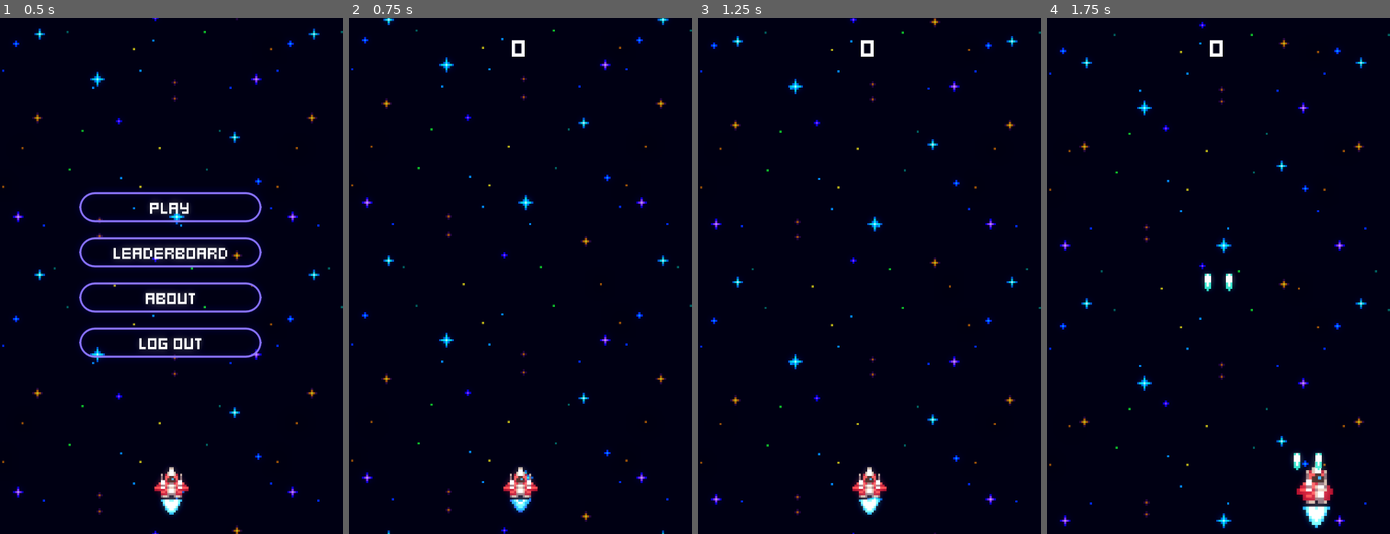
Above: before the commit, frames 1-4 (left to right).
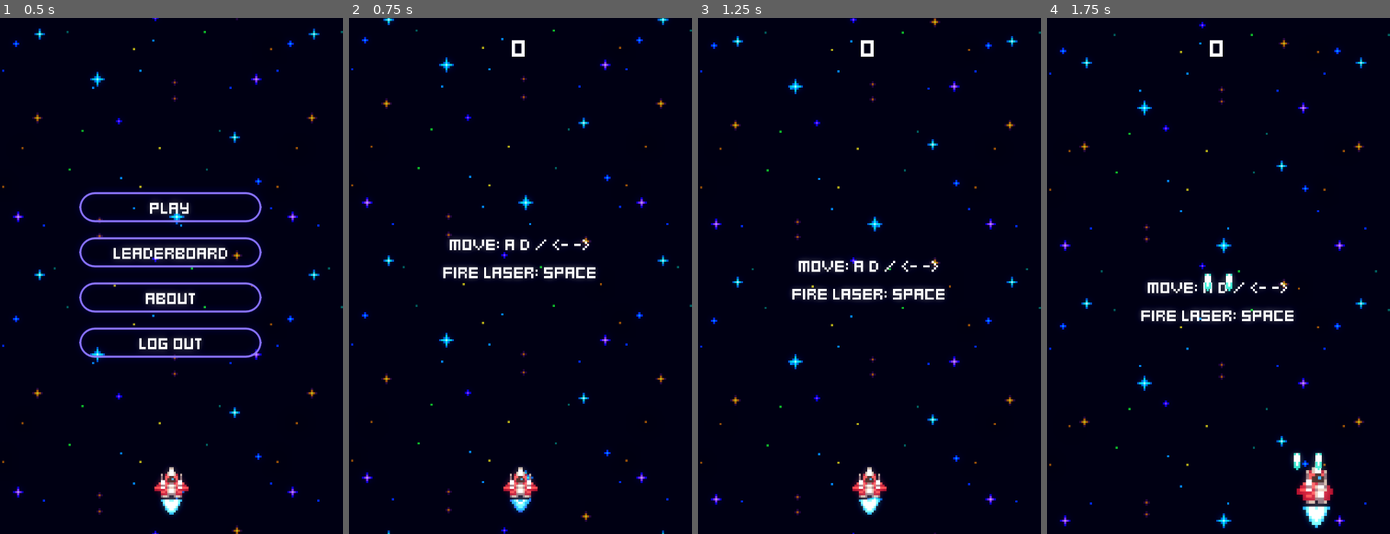
Above: after the commit, the same moments.

Repository: zekeosborn/space-anomaly
Game: Godot game, scene res://scenes/screens/main_menu/main_menu.tscn
Two runs of this game, one before a commit and one after it. Both use one fixed random seed, a clock stepped at 60 frames per second and the inputs below.
Inputs:
- Up to frame 1 (0.5 s): no input
- Up to frame 2 (0.75 s): click "Play" at 0.5 s
- Up to frame 3 (1.25 s): no input
- Up to frame 4 (1.75 s): hold Right (move_right) from 1.28 s (still down); hold Space (fire) from 1.28 s (still down)

Frame 1 is identical in both runs. In frame 2, 1.3% of the frame differs, in the area x 27-72%, y 42-51%; in frame 3, 1.3%; in frame 4, 1.3%.

Commit message:
feat(godot): add control guide

Diff:
--- a/godot/project.godot
+++ b/godot/project.godot
@@ -37,6 +37,7 @@
 [global_group]
 
 entities_layer=""
+background_layer=""
 
 [gui]
 
--- a/godot/scenes/screens/game/game.tscn
+++ b/godot/scenes/screens/game/game.tscn
@@ -1,9 +1,10 @@
-[gd_scene load_steps=6 format=3 uid="uid://6vrxcecprr4f"]
+[gd_scene load_steps=7 format=3 uid="uid://6vrxcecprr4f"]
 
 [ext_resource type="PackedScene" uid="uid://cucwoer7v435v" path="res://scenes/objects/ship/ship.tscn" id="1_cplvf"]
 [ext_resource type="Script" uid="uid://bwesfwhe2i5it" path="res://scenes/screens/game/game.gd" id="1_gyque"]
 [ext_resource type="PackedScene" uid="uid://fcdunss37aoe" path="res://scenes/backgrounds/space_background/space_background.tscn" id="1_okj30"]
 [ext_resource type="PackedScene" uid="uid://dkpcqh3sbi0v3" path="res://scenes/managers/enemy_manager/enemy_manager.tscn" id="3_0j7s4"]
+[ext_resource type="PackedScene" uid="uid://dvx22ex7u3a2j" path="res://scenes/ui/control_guide/control_guide.tscn" id="4_2tqw5"]
 
 [sub_resource type="Environment" id="Environment_okj30"]
 background_mode = 3
@@ -43,6 +44,23 @@
 [node name="GameOverTimer" type="Timer" parent="."]
 one_shot = true
 
+[node name="Background" type="Node2D" parent="." groups=["background_layer"]]
+metadata/_edit_lock_ = true
+
+[node name="ControlGuide" parent="Background" instance=ExtResource("4_2tqw5")]
+anchors_preset = 8
+anchor_left = 0.5
+anchor_top = 0.5
+anchor_right = 0.5
+anchor_bottom = 0.5
+offset_left = 47.0
+offset_top = 97.0
+offset_right = 113.0
+offset_bottom = 120.0
+grow_horizontal = 2
+grow_vertical = 2
+metadata/_edit_lock_ = true
+
 [node name="Entities" type="Node2D" parent="." groups=["entities_layer"]]
 metadata/_edit_lock_ = true
 
--- /dev/null
+++ b/godot/scenes/ui/control_guide/control_guide.gd
@@ -0,0 +1,12 @@
+extends Label
+
+@export var velocity: Vector2 = Vector2(0, 20)
+@onready var visible_on_screen_notifier: VisibleOnScreenNotifier2D = $VisibleOnScreenNotifier
+
+
+func _ready() -> void:
+	visible_on_screen_notifier.screen_exited.connect(queue_free)
+
+
+func _process(delta: float) -> void:
+	global_position += velocity * delta
--- /dev/null
+++ b/godot/scenes/ui/control_guide/control_guide.tscn
@@ -0,0 +1,16 @@
+[gd_scene load_steps=2 format=3 uid="uid://dvx22ex7u3a2j"]
+
+[ext_resource type="Script" uid="uid://okins00hti1o" path="res://scenes/ui/control_guide/control_guide.gd" id="1_nt51i"]
+
+[node name="ControlGuide" type="Label"]
+offset_right = 40.0
+offset_bottom = 10.0
+text = "Move: A D / <- ->
+FIRE LASER: SPACE"
+horizontal_alignment = 1
+script = ExtResource("1_nt51i")
+metadata/_edit_lock_ = true
+
+[node name="VisibleOnScreenNotifier" type="VisibleOnScreenNotifier2D" parent="."]
+rect = Rect2(0, 0, 72, 23)
+metadata/_edit_lock_ = true
Not shown, added: godot/scenes/ui/control_guide/control_guide.gd.uid
